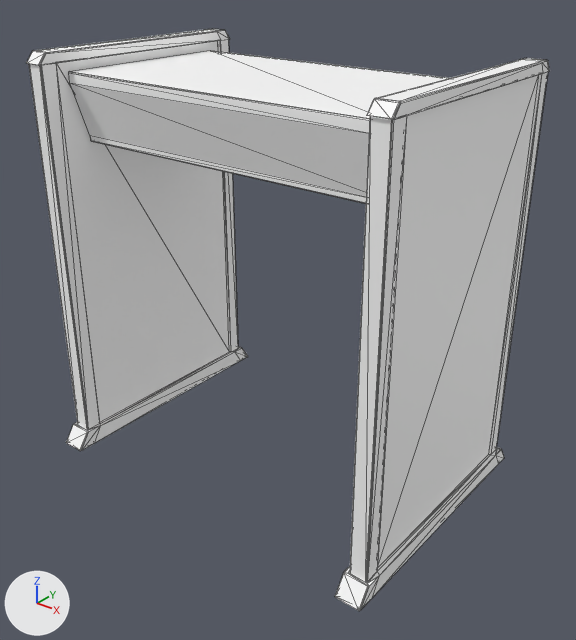
An edit to the FBX model Import/_MESH/Static Mesh Final/S_Scanner.fbx, drawn before and after from the same camera.
Rendered twice from a 50 mm lens placed at (1.97, -2.42, 2.19), pointed at (0.07, -0.05, 0.72). Every picture has the same lights, and +X, +Y and +Z are marked at lower left. Mesh edges are drawn as thin lines. Where no turn or scale is listed for an object, it has been applied to the vertices.

Before the edit, the objects in view are built like this:
```python
me_mesh_015 = bpy.data.meshes.new('Mesh.015')
me_mesh_015.from_pydata(...)  # 312 vertices, 596 faces; spans x -0.84..0.84, y -0.6..0.6, z 0.0..1.78
# faces by material slot: [4, 552, 40]
me_mesh_015.materials.append(mat_id_scannerplastic_002)  # white #ffffff
me_mesh_015.materials.append(mat_id_metaledge_002)  # white #ffffff
me_mesh_015.materials.append(mat_id_metalsurface_002)  # white #ffffff
ob_s_scanner_001 = bpy.data.objects.new('S_Scanner.001', me_mesh_015)
ob_s_scanner_001.location = (0.0, 0.0, 0.0)
```
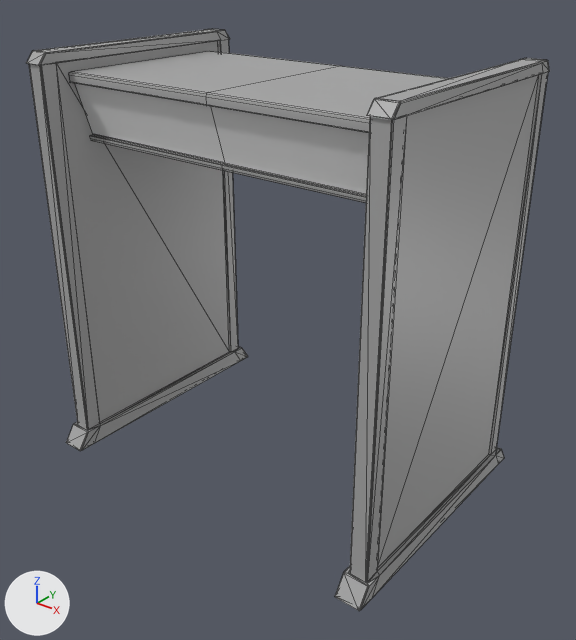
Scene script edits in JSON lines:
```json
{"op": "add", "block": "mat_standardsurface4", "code": ["mat_standardsurface4 = principled_material('standardSurface4')", "mat_standardsurface4.base_color = (0.396, 0.396, 0.396)  # grey #a9a9a9", "mat_standardsurface4.roughness = 0.4"]}
{"op": "add", "block": "mat_standardsurface5", "code": ["mat_standardsurface5 = principled_material('standardSurface5')", "mat_standardsurface5.base_color = (0.8, 0.8, 0.8)  # white #e7e7e7", "mat_standardsurface5.roughness = 0.4"]}
{"block": "me_mesh_015", "where": "# used by ob_s_scanner_001; location = (0.0, 0.0, 0.0)"}
{"op": "remove", "block": "me_mesh_015", "code": "me_mesh_015.from_pydata(...)  # 312 vertices, 596 faces; spans x -0.84..0.84, y -0.6..0.6, z 0.0..1.78"}
{"op": "remove", "block": "me_mesh_015", "code": "me_mesh_015.materials.append(mat_id_scannerplastic_002)  # white #ffffff"}
{"op": "add", "block": "me_mesh_015", "code": "me_mesh_015.from_pydata(...)  # 382 vertices, 620 faces; spans x -0.84..0.84, y -0.6..0.6, z 0.0..1.78"}
{"block": "me_mesh_015", "change": "me_mesh_015 part 1"}
{"block": "me_mesh_015", "change": "20 vertices are removed from x -0.75..0.75, y -0.41..0.41, z 1.41..1.7"}
{"block": "me_mesh_015", "change": "44 faces are deleted"}
{"block": "me_mesh_015", "change": "84 vertices are added at x -0.75..0.75, y -0.41..0.41, z 1.41..1.7"}
{"block": "me_mesh_015", "change": "6 new vertices lie (0.75, 0.0, 0.0) away from vertices in x -0.75, y -0.41..0.41, z 1.41..1.65"}
{"block": "me_mesh_015", "change": "64 new faces join them, mat_standardsurface4 (grey #a9a9a9)"}
{"block": "me_mesh_015", "change": "4 new faces join them, mat_standardsurface5 (white #e7e7e7)"}
{"block": "me_mesh_015", "change": "me_mesh_015 part 2: 512 faces spanning x -0.84..0.84, y -0.6..0.6, z 0.0..1.78 switch from mat_id_metaledge_002 (white #ffffff) to mat_standardsurface4 (grey #a9a9a9)"}
{"block": "me_mesh_015", "change": "me_mesh_015 part 3: 40 faces spanning x -0.83..0.83, y -0.46..0.47, z 0.08..1.74 switch from mat_id_metalsurface_002 (white #ffffff) to mat_standardsurface4 (grey #a9a9a9)"}
{"op": "add", "block": "me_mesh_015", "code": "me_mesh_015.materials.append(mat_standardsurface5)  # white #e7e7e7"}
```

Where the change shows, as pixel boxes (x1, y1, x2, y2) in the pictures (576 x 640 px):
```json
{"part": 1, "of": "me_mesh_015", "change": "built on", "before": [69, 51, 448, 204], "after": [69, 51, 448, 203]}
{"part": 2, "of": "me_mesh_015", "change": "recoloured", "before": [26, 29, 550, 611], "after": [26, 29, 550, 611]}
{"part": 3, "of": "me_mesh_015", "change": "recoloured", "before": [56, 41, 542, 571], "after": [56, 41, 542, 571]}
```
